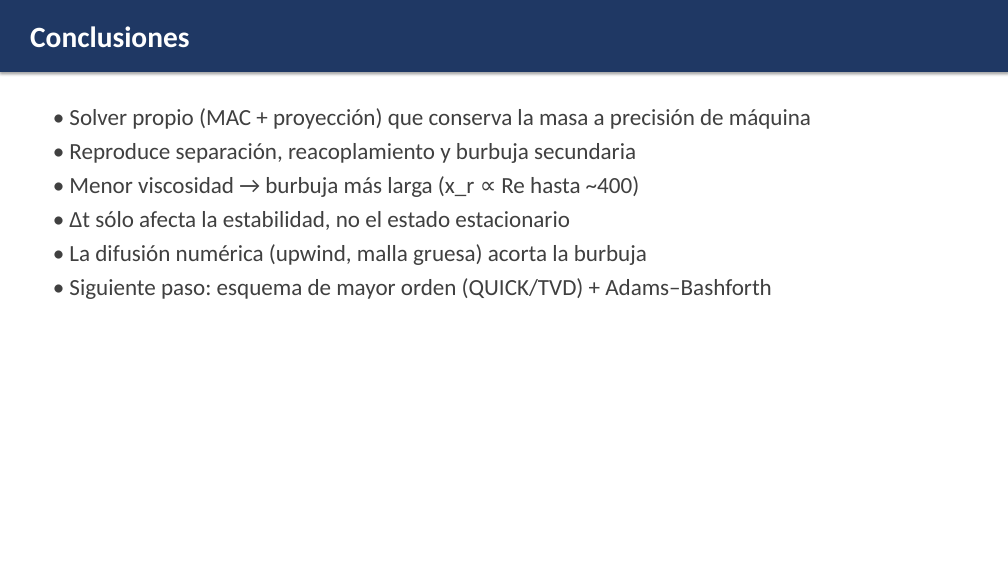
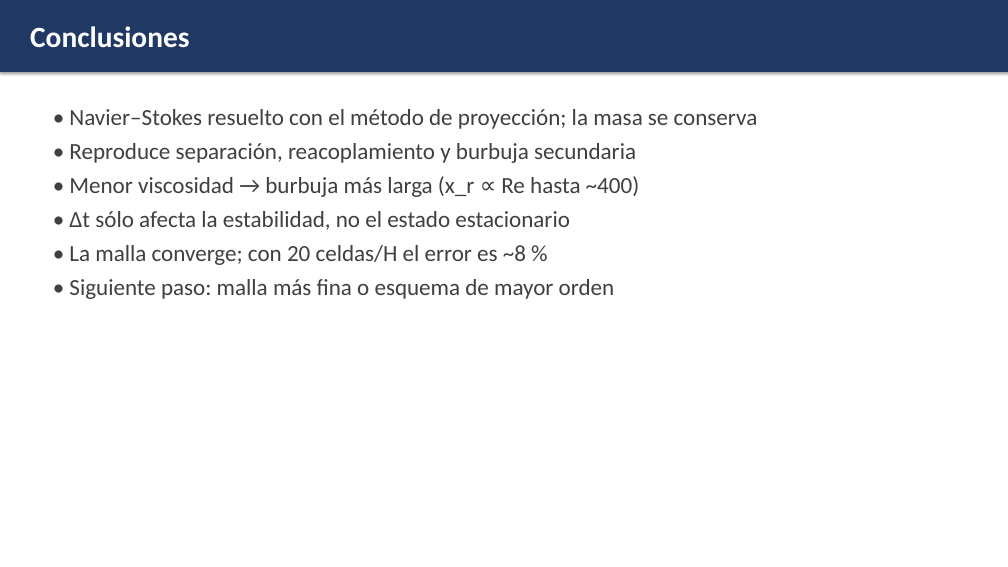
Before and after one commit to Ludwight/Ludwight, a slide deck: slide 10 of presentacion/presentacion.pptx. Drawn at 1008x567 pixels with LibreOffice and Linux fonts; fonts in the diff are those of the drawing. Boxes give left, top, right and bottom in pixels: in the first picture for what was removed or moved away, otherwise in the second. Text is boxed around its words. In the diff, an @@ line names an element or a change of style, - is before the commit and + after.

```diff
--- a/presentacion/presentacion.pptx
+++ b/presentacion/presentacion.pptx
@@ text at (x1=69, y1=109, x2=758, y2=129): text changed @@
-• Solver propio (MAC + proyección) que conserva la masa a precisión de máquina
+• Navier–Stokes resuelto con el método de proyección; la masa se conserva
@@ text at (x1=69, y1=245, x2=615, y2=299): text changed @@
-• La difusión numérica (upwind, malla gruesa) acorta la burbuja
-• Siguiente paso: esquema de mayor orden (QUICK/TVD) + Adams–Bashforth
+• La malla converge; con 20 celdas/H el error es ~8 %
+• Siguiente paso: malla más fina o esquema de mayor orden
```
Also in this commit, not shown: 3 other slides changed, 2 slides added, 2 slides removed, 25 other files.
